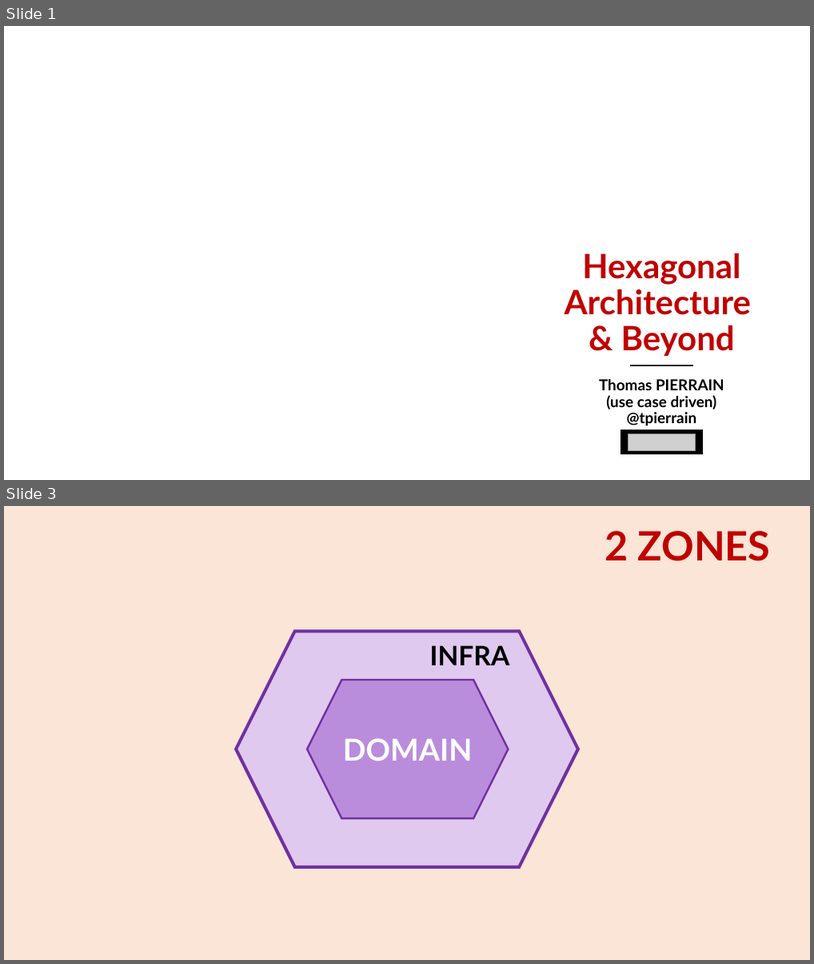
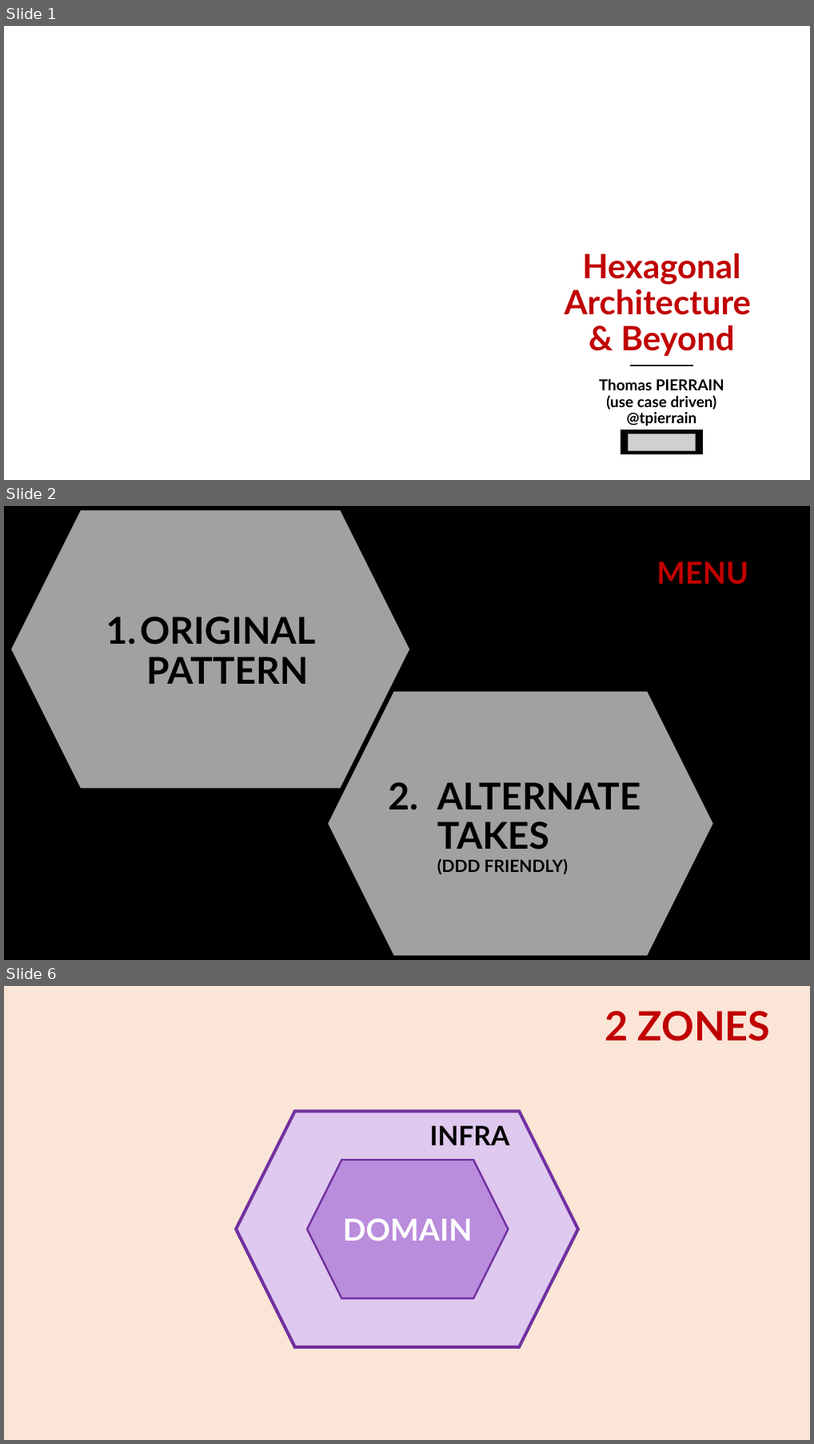
Before and after one commit to tpierrain/talk-hexagonal-and-beyond, a slide deck: HexagonalAndBeyond.pptx. Shown one above the other, each under a label of ours: slides 1 and 3 before the commit, slides 1, 2 and 6 after it; the slides between them are not shown. The pictures are 814x964 and 814x1444 pixels, drawn with LibreOffice and Linux fonts; fonts in the diff are those of the drawing; grey boxes stand for pictures; background and template pictures are left out. Boxes give left, top, right and bottom in pixels: in the first picture for what was removed or moved away, otherwise in the second. Text is boxed around its words. In the diff, an @@ line names an element or a change of style, - is before the commit and + after.

```diff
--- a/HexagonalAndBeyond.pptx
+++ b/HexagonalAndBeyond.pptx
@@ slide 2 added at <box>4,506,810,960</box>, background picture (left out) @@
@@ hexagon added at <box>11,510,410,788</box>, fill #E7E6E6 at 70% opacity, 44 pt, text #000000, bold @@
+1. ORIGINAL PATTERN
@@ title added at <box>657,561,749,584</box>, 36 pt, text #C00000, bold @@
+MENU
@@ hexagon added at <box>328,691,714,955</box>, fill #E7E6E6 at 70% opacity, 44 pt, text #000000, bold @@
+2. ALTERNATE TAKES
+   (DDD FRIENDLY)
@@ what was slide 3 is now slide 6 @@
```
Also in this commit, not shown: 4 slides changed, 6 other slides added.
